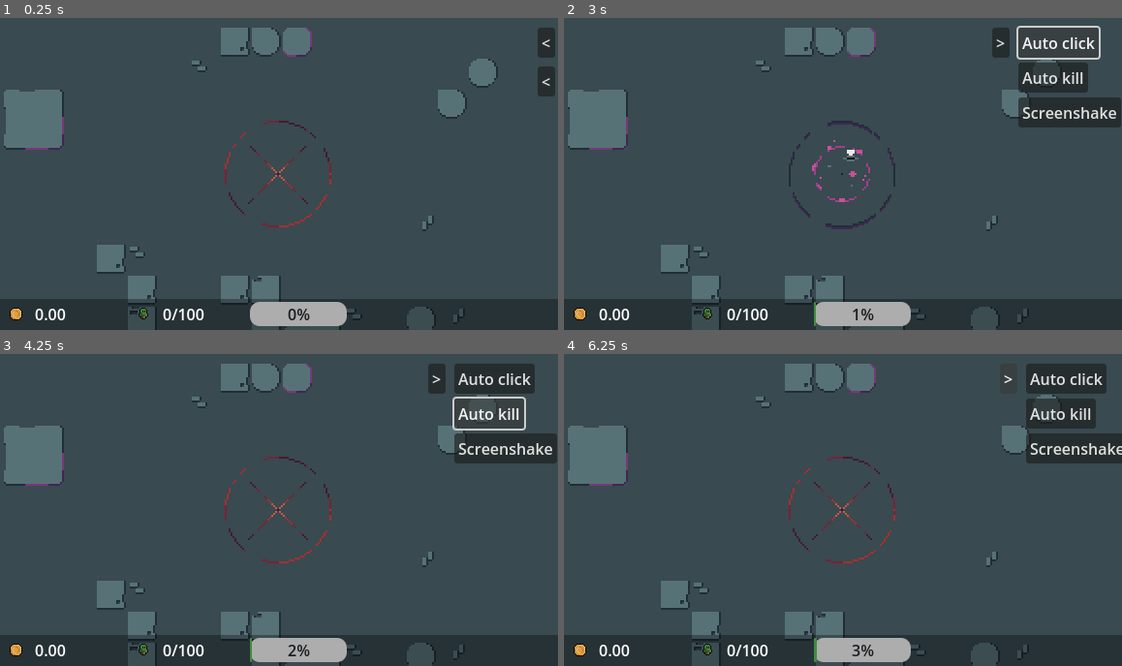
Above: before the commit, frames 1-4 (two rows, left to right).
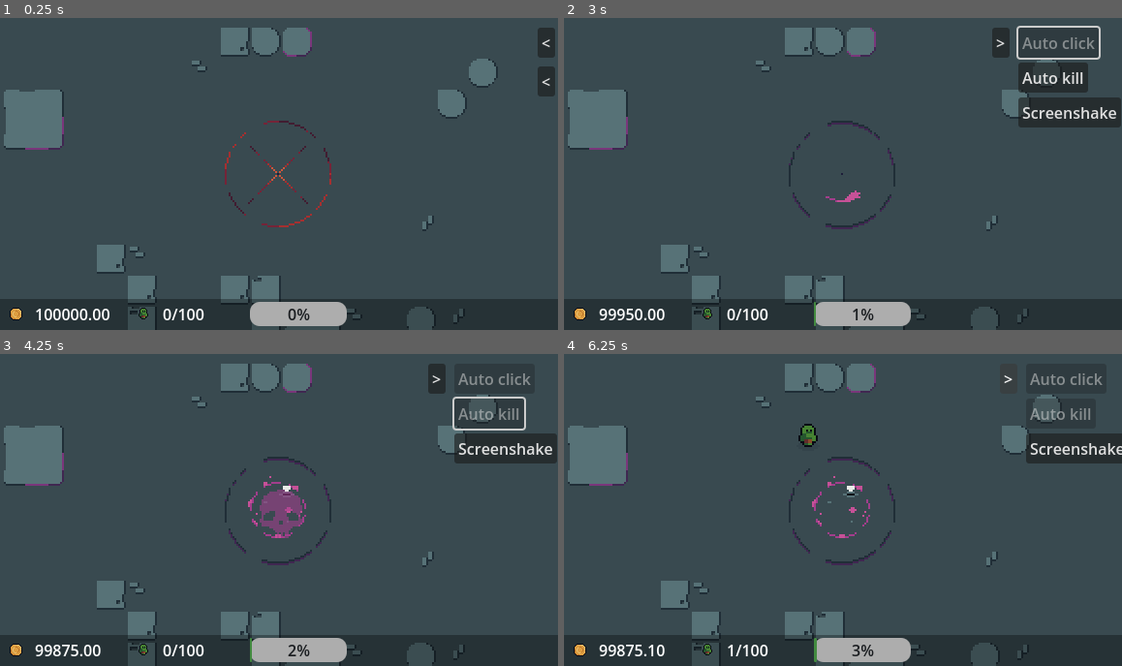
Above: after the commit, the same moments.

Repository: Jin9310/LudumDare55
Game: Godot game, scene res://NewGame/new_game.tscn
Same seed, same stepped clock (60 frames per second), same inputs: the game is played once before the commit and once after it.
Inputs:
- Up to frame 1 (0.25 s): no input
- Up to frame 2 (3 s): click "<" at 0.5 s; click ">" at 1.25 s; click "<" at 2 s; click "Auto click" at 2.75 s
- Up to frame 3 (4.25 s): click "Auto kill" at 3.5 s
- Up to frame 4 (6.25 s): click "Screenshake" at 4.25 s; click ">" at 5 s; click "<" at 5.75 s

The runs differ from the first frame. In frame 1, 0.3% of the frame differs, in the area x 6-20%, y 93-97%; in frame 2, 0.7%; in frame 3, 2.0%, in the area x 6-96%, y 6-97%; in frame 4, 1.8%.

Commit message:
auto kill changed
auto kill now kills minions one by one

Diff:
--- a/NewGame/acolyte.gd
+++ b/NewGame/acolyte.gd
@@ -1,4 +1,6 @@
 extends CharacterBody2D
+
+signal clicked_minion
 
 @onready var new_game: Node = get_node("/root/NewGame")
 
@@ -15,7 +17,7 @@
 var direction: Vector2
 
 #timer for auto kill enabled > can be purchased
-var auto_kill_timer: float
+#var auto_kill_timer: float
 
 func _ready():
 	new_game.connect("auto_kill_enabled", auto_kill_enabled)
@@ -25,7 +27,7 @@
 	set_random_time(3.0, 6.0) #set some basic timer
 	direction = Vector2.RIGHT.rotated(randf_range(0, TAU)) #set some basic direction
 	$AnimationPlayer.play("spawn")
-	auto_kill_timer = GameManager.auto_kill_base_timer
+	#auto_kill_timer = GameManager.auto_kill_base_timer
 
 func _physics_process(delta):
 
@@ -53,10 +55,10 @@
 		die_now()
 
 	#autokill update purchased
-	if GameManager.auto_kill_acolytes:
-		auto_kill_timer -= delta
-		if auto_kill_timer <= 0:
-			die_now()
+	#if GameManager.auto_kill_acolytes:
+	#	auto_kill_timer -= delta
+	#	if auto_kill_timer <= 0:
+	#		die_now()
 
 func change_animation(): #change animations based on NPCs state
 	if idle:
@@ -97,7 +99,8 @@
 
 func _on_input_event(viewport, event, shape_idx):
 	if Input.is_action_just_pressed("mouse_click"):
-		dead = true
+		new_game.clicked_minion(self)
+		auto_kill_enabled()
 
 func auto_kill_enabled():
 	dead = true
--- a/NewGame/new_game.gd
+++ b/NewGame/new_game.gd
@@ -4,19 +4,36 @@
 
 #autokill enabled needs to be done in a different manner
 #autokill is handled in a singleton
+var ACOLYTE = preload("res://NewGame/acolyte.tscn").instantiate()
+var minions = []
+var auto_kill_timer: float
 
-@onready var new_game: Node = get_node("/root/NewGame/spawning_area")
+@onready var spawning_area: Node = get_node("/root/NewGame/spawning_area")
 
 #new Acolytes
 @export var acolytes_spawned: int = 0
 
 func _ready():
-	new_game.connect("spawn_basic_minion", spawn_minion)
+	spawning_area.connect("spawn_basic_minion", spawn_minion)
+	auto_kill_timer = GameManager.auto_kill_base_timer
+	LowerBar.connect("all_kill_clear_list", all_kill_clear_list)
 	#new_game.connect("show_me_coins", spawn_coin)
 
 func _physics_process(delta):
+	#pressing A
 	if Input.is_action_just_pressed("auto_kill"): #this needs to be connected to the UI
+		all_kill_clear_list()
 		emit_signal("auto_kill_enabled") # rework this into > kill all acolytes
+
+	if Input.is_action_just_pressed("kill"): #press K
+		kill_one_acolyte_only()
+
+	#when auto kill is purchased
+	if GameManager.auto_kill_acolytes:
+		auto_kill_timer -= delta
+		if auto_kill_timer <= 0:
+			kill_one_acolyte_only()
+			auto_kill_timer = GameManager.auto_kill_base_timer
 
 func spawn_minion():
 	spawn_acolyte(GameManager.acolytes_spawn_at_one_time)
@@ -29,9 +46,23 @@
 		add_child(new_acolyte)
 		acolytes_spawned += 1 #count all spawned acolytes
 		GameManager.current_minion_count += 1
+		minions.append(new_acolyte) #add minion to the list
 
 func spawn_coin():
 	var new_coin = preload("res://Scenes/coin_animation.tscn").instantiate()
 	%PathFollow2D.progress_ratio = randf()
 	new_coin.global_position = %PathFollow2D.global_position
 	add_child(new_coin)
+
+func kill_one_acolyte_only():
+	if minions.size() > 0:
+		var index = randi() % minions.size()
+		var minion_to_kill = minions[index]
+		minions.remove_at(index)
+		minion_to_kill.die_now()
+
+func clicked_minion(acolyte):
+	minions.erase(acolyte)
+
+func all_kill_clear_list():
+	minions.clear()
--- a/UI/lower_bar.gd
+++ b/UI/lower_bar.gd
@@ -1,6 +1,7 @@
 extends CanvasLayer
 
 signal kill_all_pressed
+signal all_kill_clear_list
 
 var mouse_count: int = 0
 var kill_all_active: bool = false
@@ -25,6 +26,7 @@
 
 func _on_button_pressed():
 	emit_signal("kill_all_pressed")
+	emit_signal("all_kill_clear_list")
 	mouse_count = 0
 	%ProgressBar.value = 0
 	kill_all_active = false
--- a/game_manager.gd
+++ b/game_manager.gd
@@ -7,7 +7,7 @@
 @export var auto_kill_acolytes: bool = false
 @export var kills: int = 0 #kill count
 ####   KILL UPGRADES   ####
-@export var auto_kill_base_timer: float = 10 #how fast the acolyes are killed automatically
+@export var auto_kill_base_timer: float = 5 #how fast the acolyes are killed automatically
 
 ####### AUTO CLICKING
 @export var auto_click: bool = false
@@ -20,7 +20,7 @@
 @export var max_spawned_acolytes: int = 100 # the base is that we can spawn max amount of acolytes
 
 ####   MONEY
-@export var usable_money: float = 0 #money that player currently have
+@export var usable_money: float = 100000 #money that player currently have
 ####   MONEY UPGRADES   ####
 @export var kill_money_multiplicator: float = .1 #money gained per kill
 @export var click_money_multiplicator: float = .1 #money gained per click on spawn
--- a/project.godot
+++ b/project.godot
@@ -158,6 +158,11 @@
 "events": [Object(InputEventMouseButton,"resource_local_to_scene":false,"resource_name":"","device":-1,"window_id":0,"a …(258 unchanged characters)…
 ]
 }
+kill={
+"deadzone": 0.5,
+"events": [Object(InputEventKey,"resource_local_to_scene":false,"resource_name":"","device":-1,"window_id":0,"alt_pressed":false,"shift_pressed":false,"ctrl_pressed":false,"meta_pressed":false,"pressed":false,"keycode":0,"physical_keycode":75,"key_label":0,"unicode":107,"echo":false,"script":null)
+]
+}
 
 [layer_names]
 
